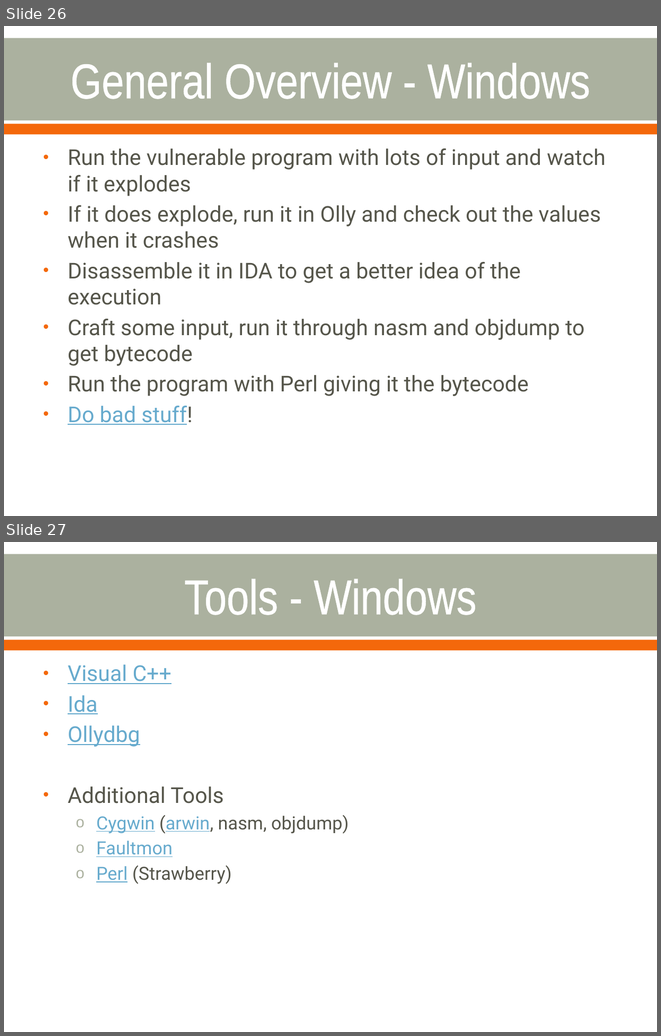
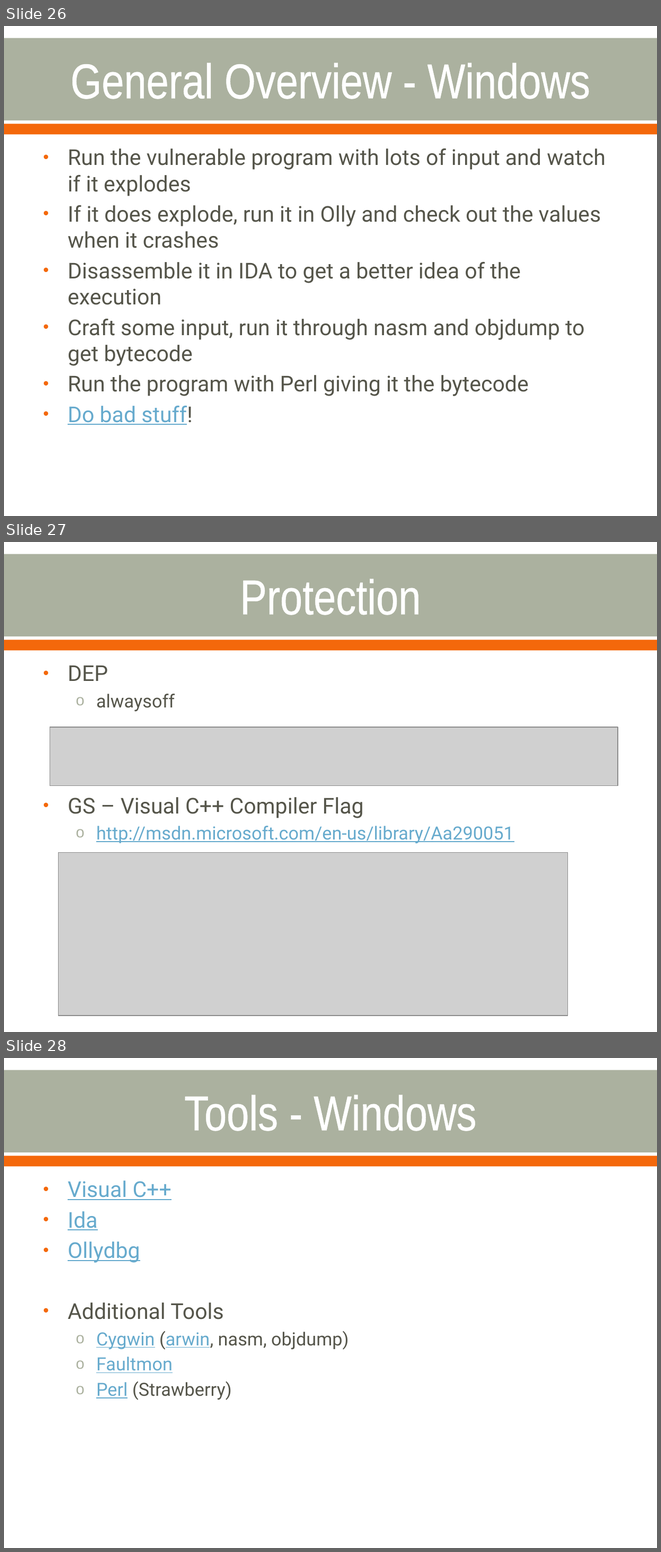
Before and after one commit to cornwe19/cse825, a slide deck: Buffer Overflow Attacks.pptx. Shown one above the other, each under a label of ours: slides 26 and 27 before the commit, slides 26, 27 and 28 after it. The pictures are 661x1036 and 661x1552 pixels, drawn with LibreOffice and Linux fonts; fonts in the diff are those of the drawing; grey boxes stand for pictures. Boxes give left, top, right and bottom in pixels: in the first picture for what was removed or moved away, otherwise in the second. Text is boxed around its words. In the diff, an @@ line names an element or a change of style, - is before the commit and + after.

Commit message:
Fixing shellcode. Adding protection slide

```diff
--- a/Buffer Overflow Attacks.pptx
+++ b/Buffer Overflow Attacks.pptx
@@ slide 27 added at (4,542,657,1032), background #FFFFFF; not listed: 2 template elements that a slide beside it also shows @@
@@ title added at (240,579,421,615), 54 pt, text #FFFFFF @@
+Protection
@@ text added at (68,665,514,844), 20 pt, text #66AACD, underline @@
+• DEP
+  o alwaysoff
+• GS – Visual C++ Compiler Flag
+  o http://msdn.microsoft.com/en-us/library/Aa290051
@@ picture added at (50,727,618,786) @@
@@ picture added at (58,852,567,1015) @@
@@ what was slide 27 is now slide 28 @@
```
Also in this commit, not shown: 1 slide changed.
